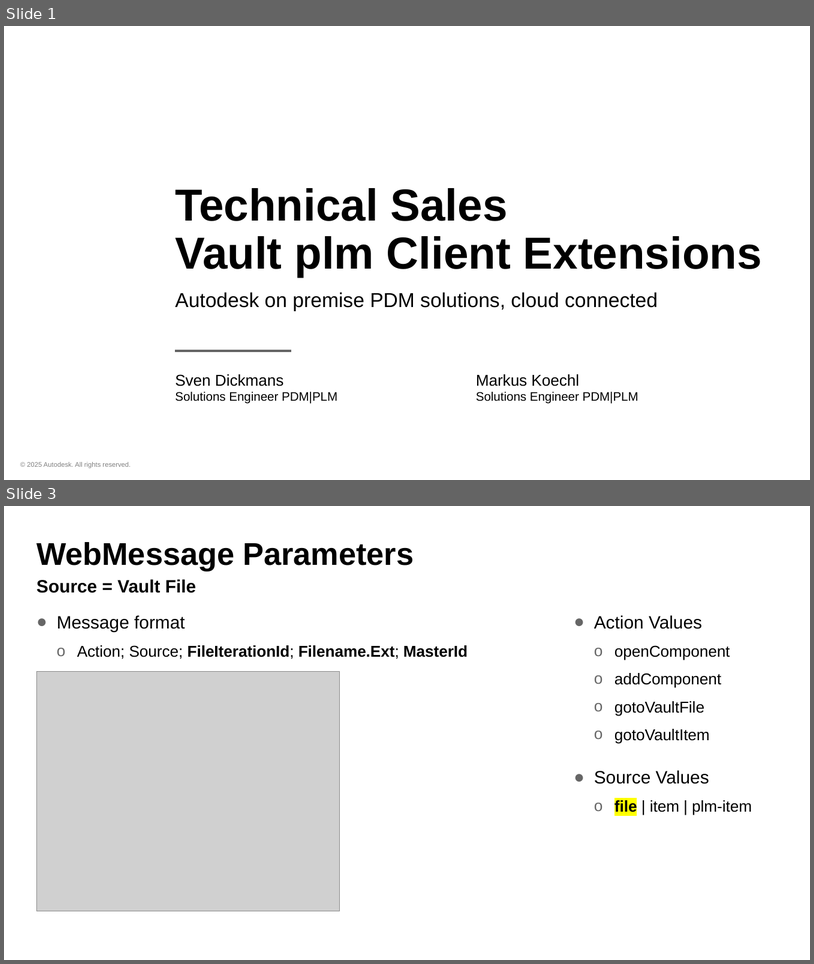
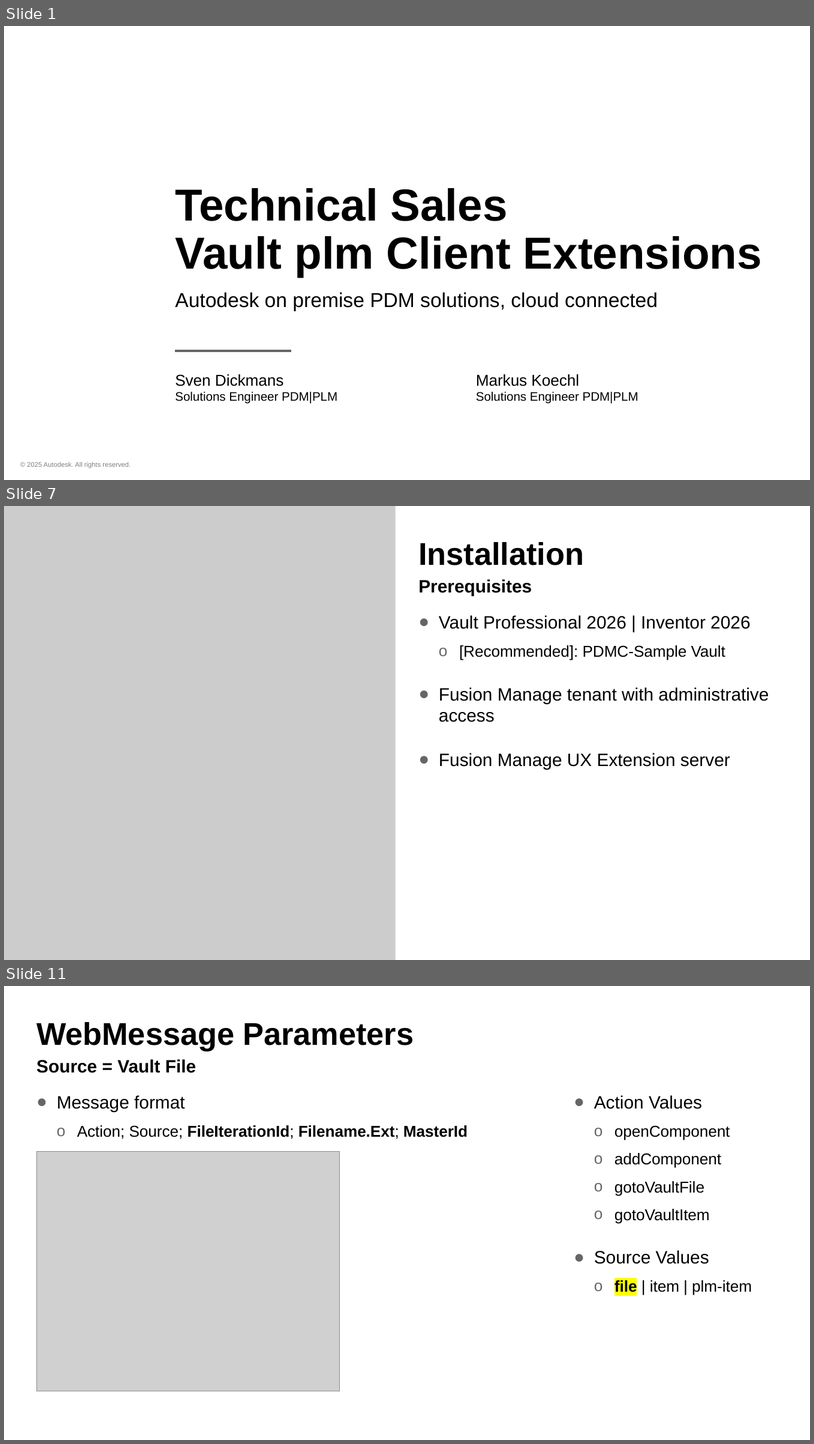
Before and after one commit to koechlm/Autodesk.TS.PlmDesktopExtensions, a slide deck: Autodesk.TS.VaultPlmClientExtensions.pptx. Shown one above the other, each under a label of ours: slides 1 and 3 before the commit, slides 1, 7 and 11 after it; the slides between them are not shown. The pictures are 814x964 and 814x1444 pixels, drawn with LibreOffice and Linux fonts; fonts in the diff are those of the drawing; grey boxes stand for pictures; background and template pictures are left out. Boxes give left, top, right and bottom in pixels: in the first picture for what was removed or moved away, otherwise in the second. Text is boxed around its words. In the diff, an @@ line names an element or a change of style, - is before the commit and + after.

```diff
--- a/Autodesk.TS.VaultPlmClientExtensions.pptx
+++ b/Autodesk.TS.VaultPlmClientExtensions.pptx
@@ slide 7 added at [4, 506, 810, 960], background #FFFFFF @@
@@ rectangle added at [4, 506, 396, 960], fill #CCCCCC @@
@@ title added at [419, 542, 584, 565], 37.3 pt, text #000000, bold @@
+Installation
@@ text added at [419, 579, 532, 595], 21.3 pt, text #000000, bold @@
+Prerequisites
@@ text added at [439, 615, 769, 769], 21.3 pt, text #000000 @@
+● Vault Professional 2026 | Inventor 2026
+  o [Recommended]: PDMC-Sample Vault
+● Fusion Manage tenant with administrative access
+● Fusion Manage UX Extension server
@@ what was slide 3 is now slide 11 @@
```
Also in this commit, not shown: 8 other slides added, 1 slide removed.
